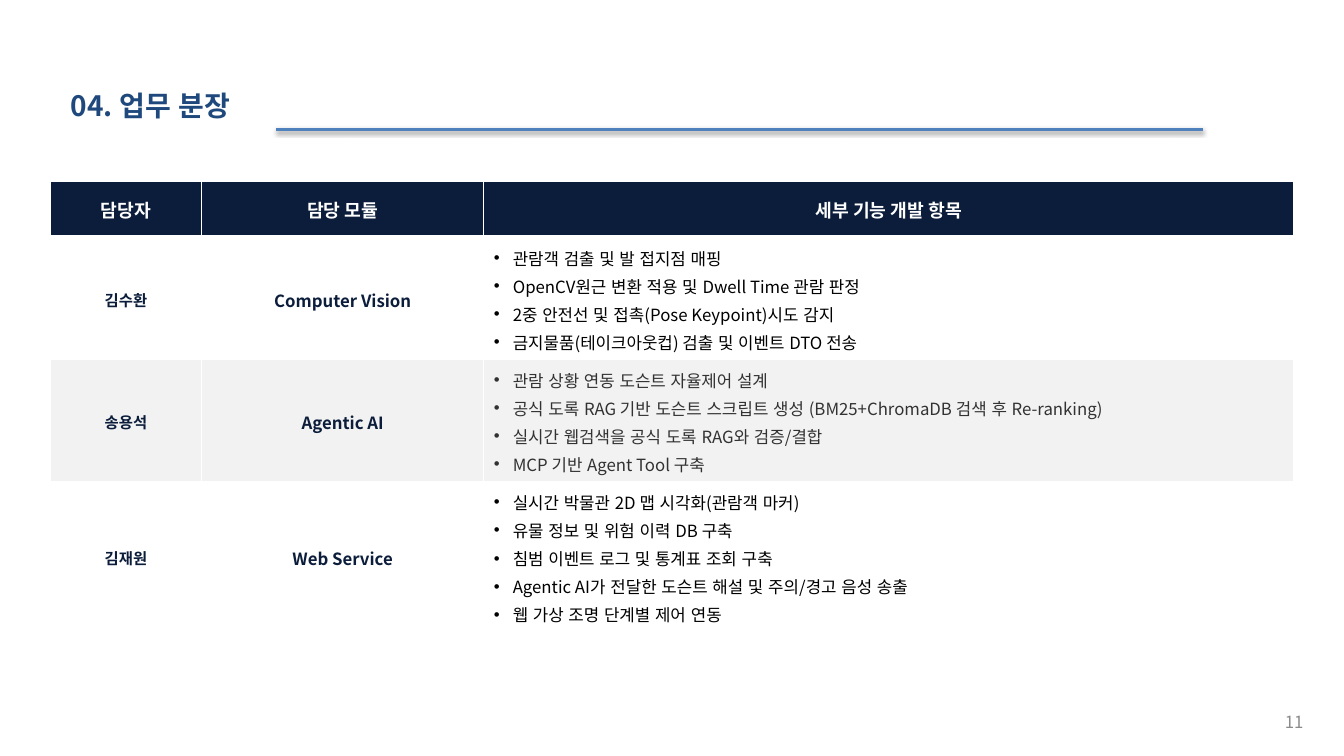
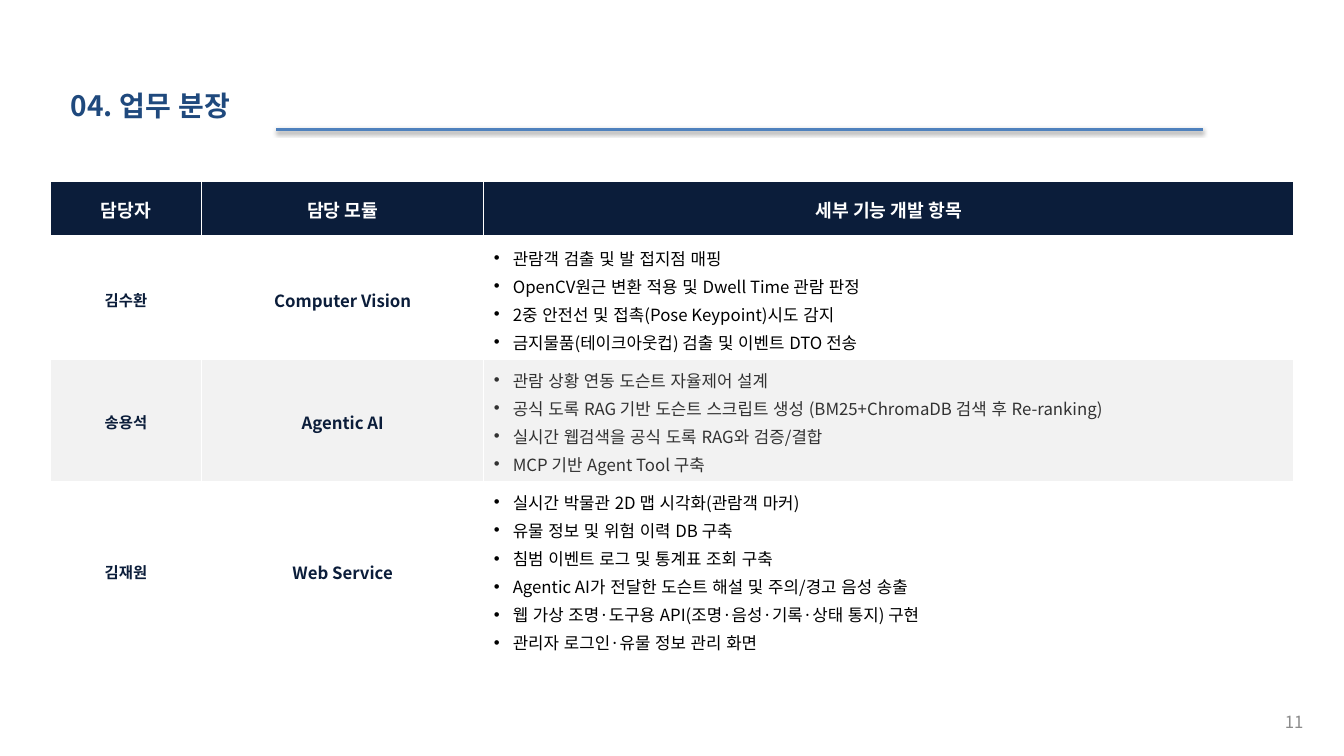
Before and after one commit to selkis4u/smart-museum-aiagent, a slide deck: slide 11 of docs/requirements/3조_스마트박물관_AI_Agent_기획서_v0.6.pptx. Drawn at 1344x756 pixels with LibreOffice and Linux fonts; fonts in the diff are those of the drawing. Boxes give left, top, right and bottom in pixels: in the first picture for what was removed or moved away, otherwise in the second. Text is boxed around its words. In the diff, an @@ line names an element or a change of style, - is before the commit and + after.

```diff
--- a/docs/requirements/3조_스마트박물관_AI_Agent_기획서_v0.6.pptx
+++ b/docs/requirements/3조_스마트박물관_AI_Agent_기획서_v0.6.pptx
@@ table at (50,181,1294,655) @@
-row 4, column 3: 실시간 박물관 2D 맵 시각화(관람객 마커) / 유물 정보 및 위험 이력 DB 구축 / 침범 이벤트 로그 및 통계표 조회 구축 / Agentic AI가 전달한 도슨트 해설 및 주의/경고 음성 송출 / 웹 가상 조명 단계별 제어 연동
+row 4, column 3: 실시간 박물관 2D 맵 시각화(관람객 마커) / 유물 정보 및 위험 이력 DB 구축 / 침범 이벤트 로그 및 통계표 조회 구축 / Agentic AI가 전달한 도슨트 해설 및 주의/경고 음성 송출 / 웹 가상 조명·도구용 API(조명·음성·기록·상태 통지) 구현 / 관리자 로그인·유물 정보 관리 화면
```
Also in this commit, not shown: 5 other slides changed, 4 other files.
